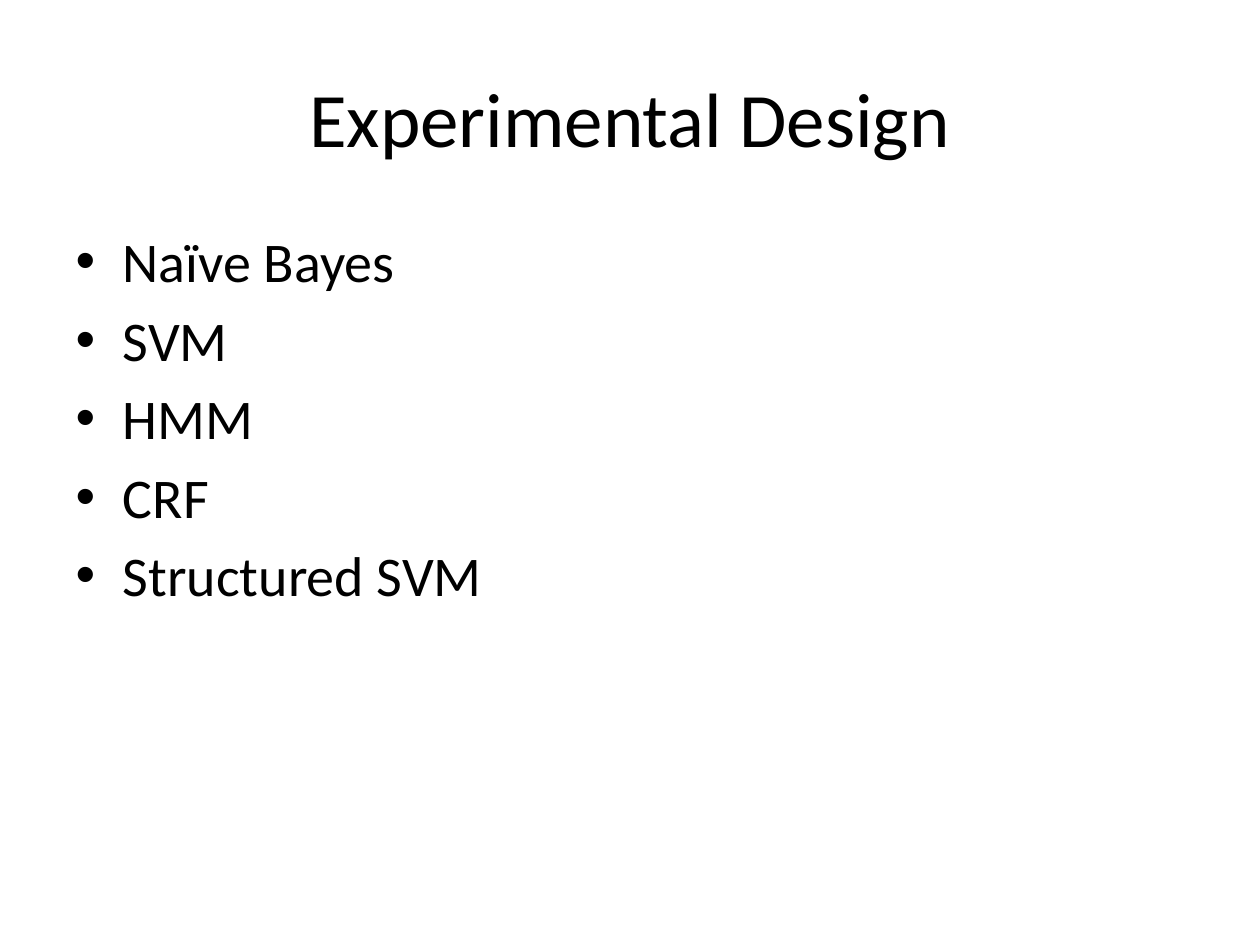
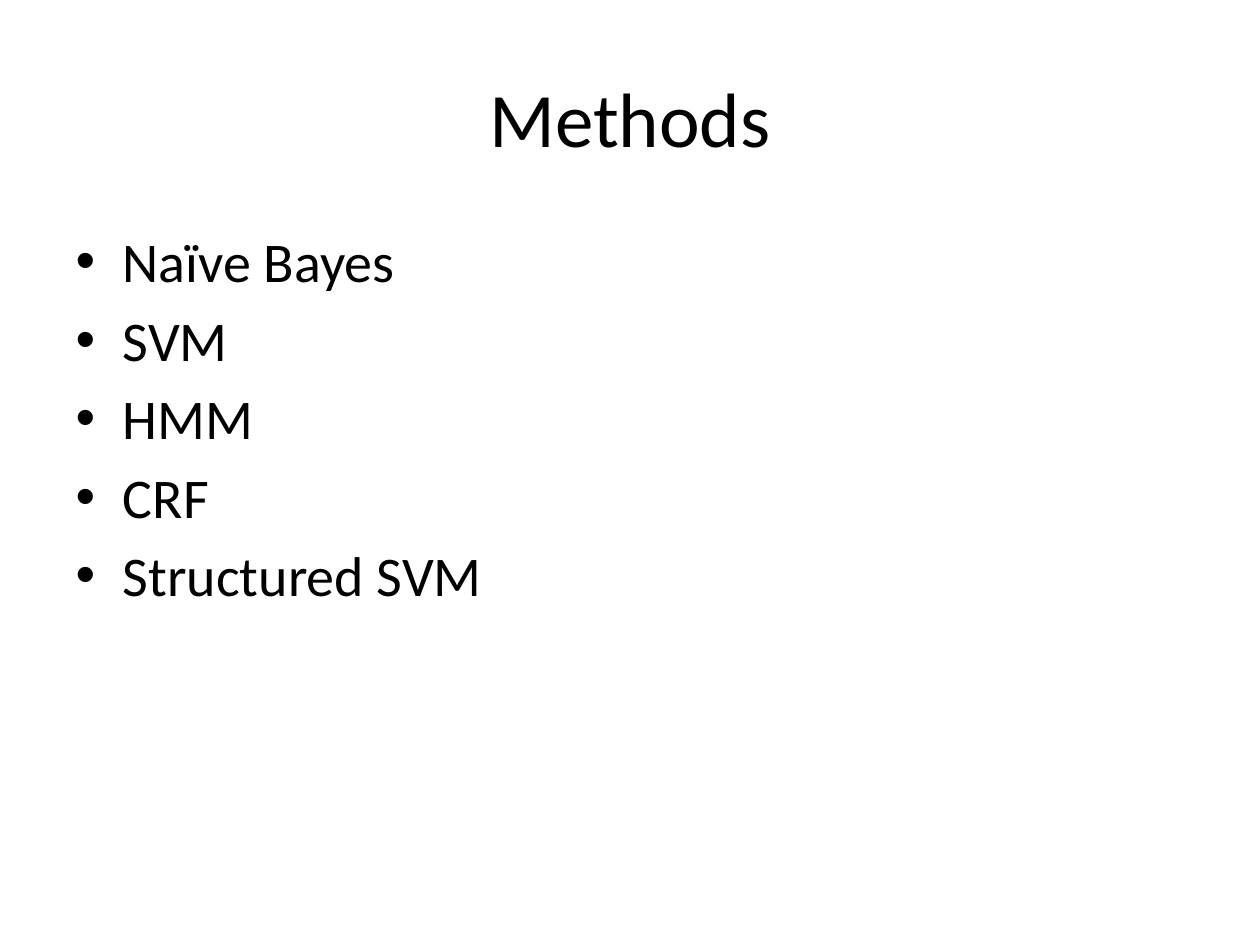
Before and after one commit to ppegusii/cs689-final, a slide deck: slide 8 of doc/slides.pptx (slide 6 before the commit). Drawn at 1260x945 pixels with LibreOffice and Linux fonts; fonts in the diff are those of the drawing. Boxes give left, top, right and bottom in pixels: in the first picture for what was removed or moved away, otherwise in the second. Text is boxed around its words. In the diff, an @@ line names an element or a change of style, - is before the commit and + after.

```diff
--- a/doc/slides.pptx
+++ b/doc/slides.pptx
@@ title at box(489, 93, 770, 148): text changed @@
-Experimental Design
+Methods
```
Also in this commit, not shown: 5 other slides changed, 6 slides added.
